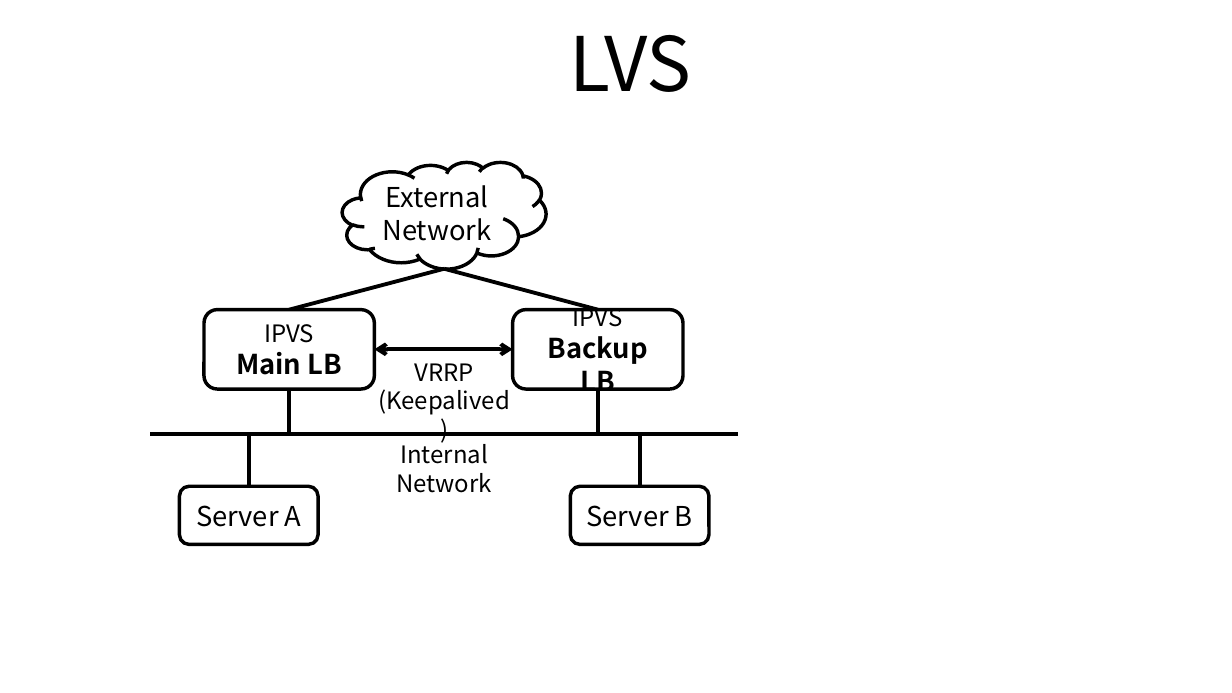
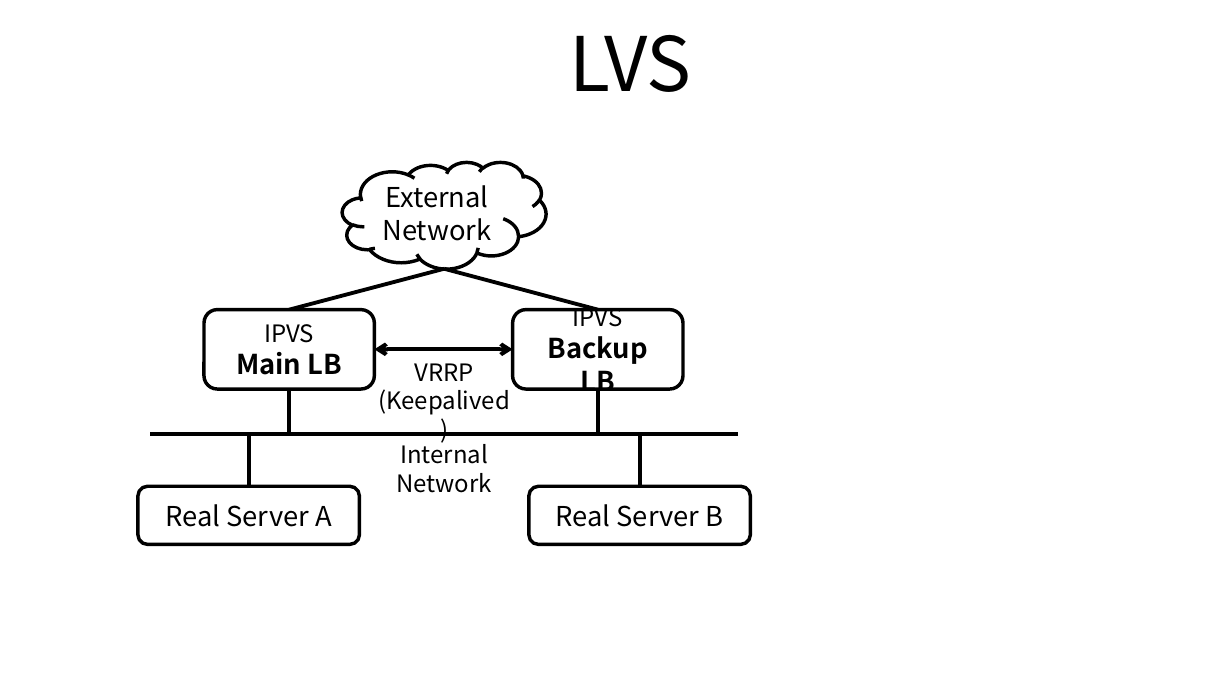
Before and after one commit to ssup2/blog-old, a slide deck: slide 1 of images/theory_analysis/Linux_LVS_IPVS/Linux_LVS_IPVS.pptx. Drawn at 1232x693 pixels with LibreOffice and Linux fonts; fonts in the diff are those of the drawing. Boxes give left, top, right and bottom in pixels: in the first picture for what was removed or moved away, otherwise in the second. Text is boxed around its words. In the diff, an @@ line names an element or a change of style, - is before the commit and + after.

```diff
--- a/images/theory_analysis/Linux_LVS_IPVS/Linux_LVS_IPVS.pptx
+++ b/images/theory_analysis/Linux_LVS_IPVS/Linux_LVS_IPVS.pptx
@@ rounded rectangle "Real Server A": place and size @@
-rounded rectangle "Real Server A" at (180, 487, 319, 545)
+rounded rectangle "Real Server A" at (138, 487, 360, 545)
@@ text in rounded rectangle at (165, 504, 332, 527): text changed @@
-Server A
+Real Server A
@@ rounded rectangle "Real Server B": place and size @@
-rounded rectangle "Real Server B" at (570, 487, 710, 545)
+rounded rectangle "Real Server B" at (529, 487, 750, 545)
@@ text in rounded rectangle at (556, 504, 723, 527): text changed @@
-Server B
+Real Server B
```
Also in this commit, not shown: 2 other files.
